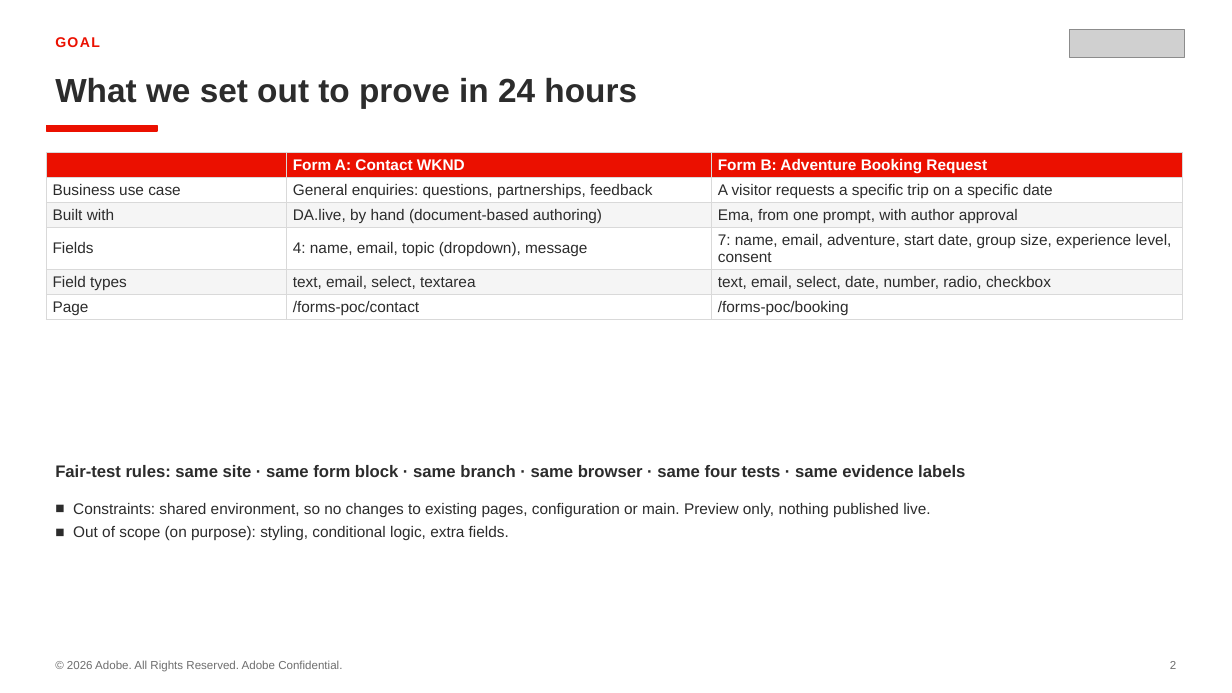
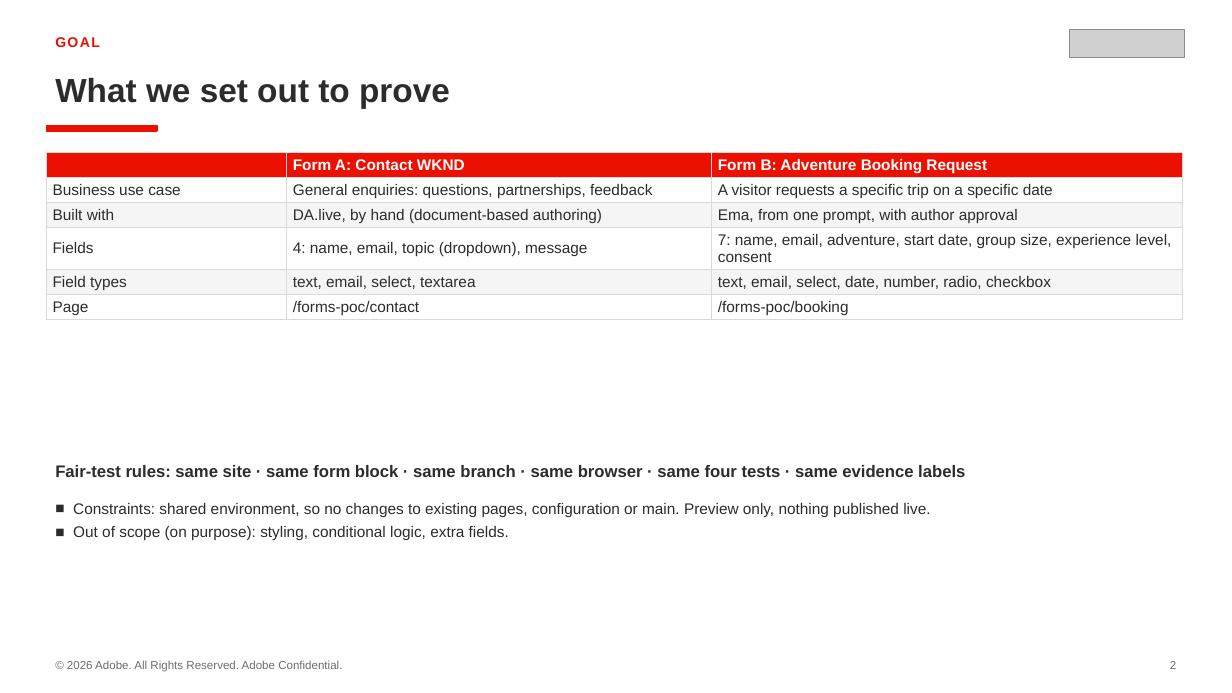
Before and after one commit to ARAJI-ADOBE/bv-poc-wknd-aln, a slide deck: slide 2 of testing/forms/Forms-POC-DA-vs-Ema.pptx. Drawn at 1232x693 pixels with LibreOffice and Linux fonts; fonts in the diff are those of the drawing; grey boxes stand for pictures. Boxes give left, top, right and bottom in pixels: in the first picture for what was removed or moved away, otherwise in the second. Text is boxed around its words. In the diff, an @@ line names an element or a change of style, - is before the commit and + after.

```diff
--- a/testing/forms/Forms-POC-DA-vs-Ema.pptx
+++ b/testing/forms/Forms-POC-DA-vs-Ema.pptx
@@ text at (x1=55, y1=78, x2=450, y2=109): text changed @@
-What we set out to prove in 24 hours
+What we set out to prove
```
Also in this commit, not shown: 4 other slides changed, 2 other files.
